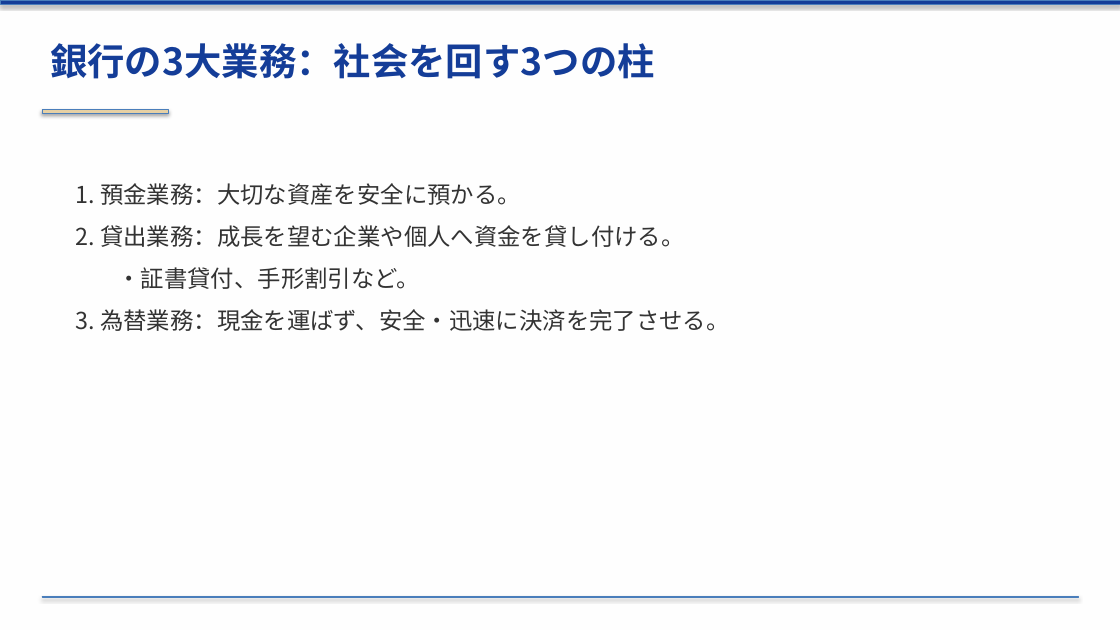
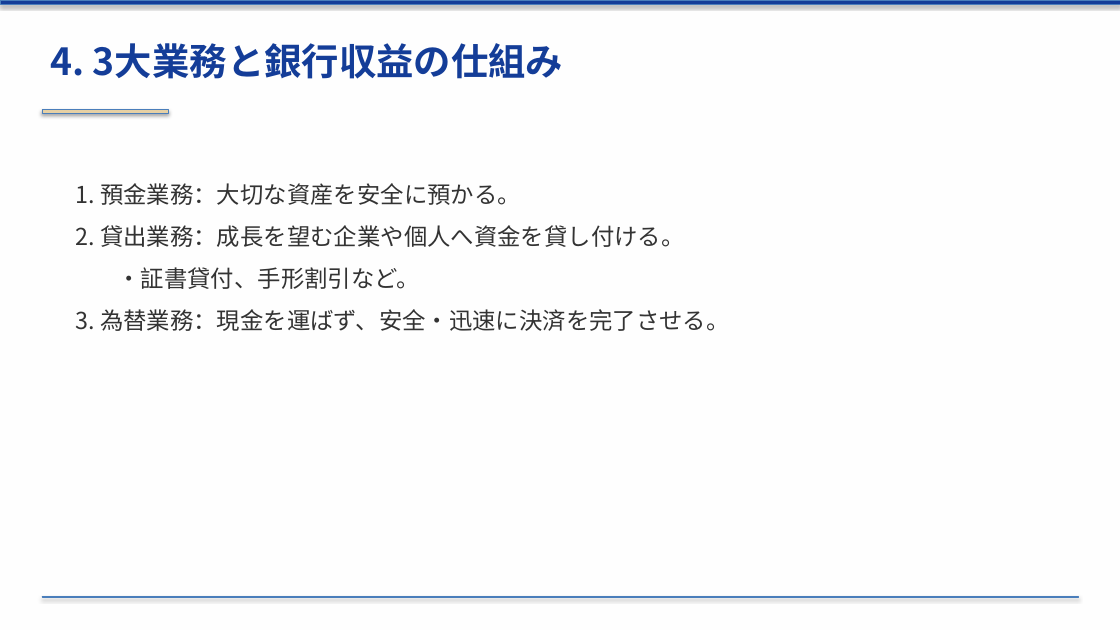
Before and after one commit to xilicrysta/bank-pptx, a slide deck: slide 9 of bank_industry_presentation.pptx. Drawn at 1120x630 pixels with LibreOffice and Linux fonts; fonts in the diff are those of the drawing. Boxes give left, top, right and bottom in pixels: in the first picture for what was removed or moved away, otherwise in the second. Text is boxed around its words. In the diff, an @@ line names an element or a change of style, - is before the commit and + after.

```diff
--- a/bank_industry_presentation.pptx
+++ b/bank_industry_presentation.pptx
@@ text at (50,43,563,79): text changed @@
-銀行の3大業務：社会を回す3つの柱
+4. 3大業務と銀行収益の仕組み
```
Also in this commit, not shown: 11 other slides changed, 1 other file.
